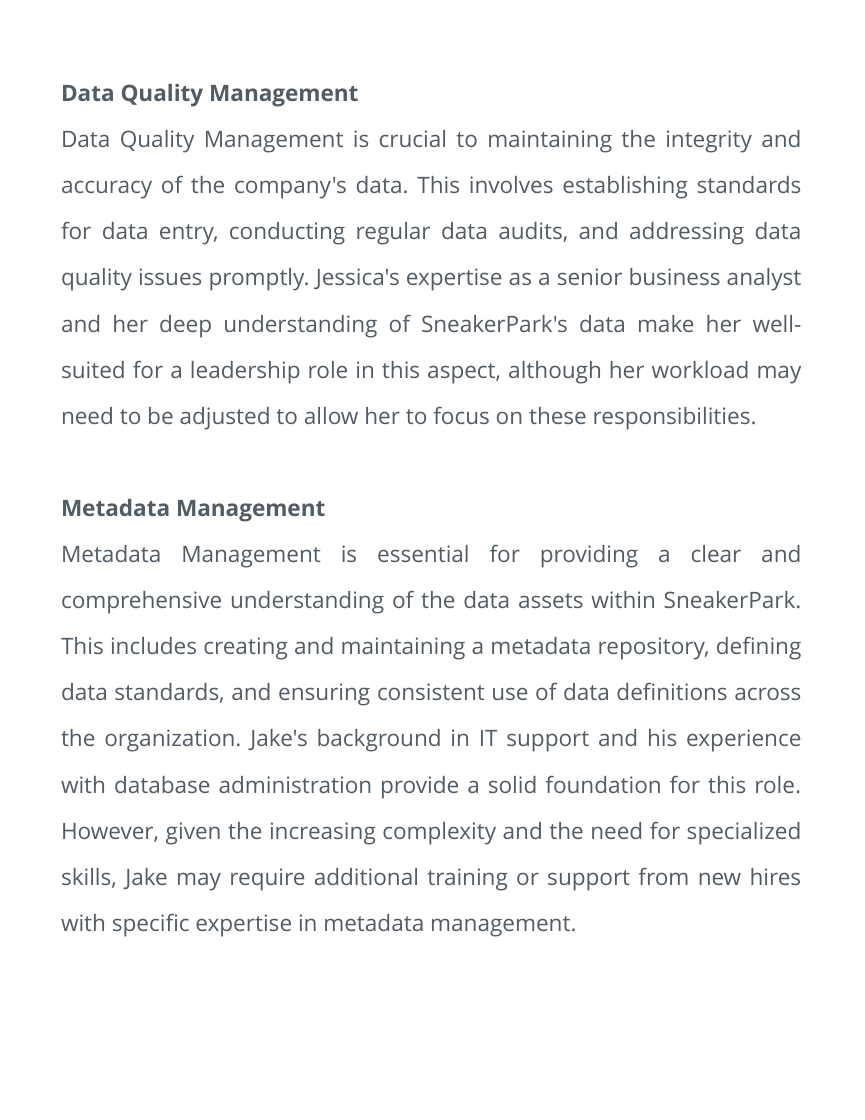
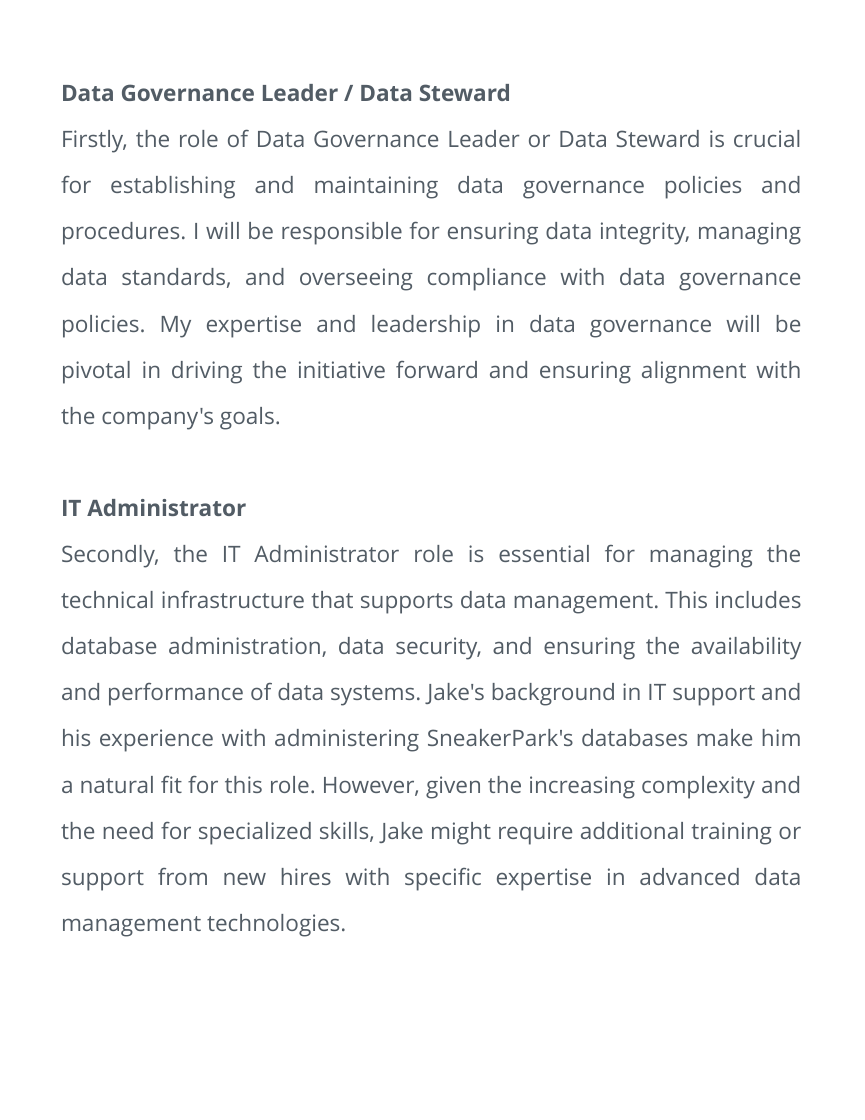
Before and after one commit to jaycode/udacity-data-governance-at-sneakerpark, a slide deck: slide 22 of starter-template.pptx. Drawn at 865x1120 pixels with LibreOffice and Linux fonts; fonts in the diff are those of the drawing. Boxes give left, top, right and bottom in pixels: in the first picture for what was removed or moved away, otherwise in the second. Text is boxed around its words. In the diff, an @@ line names an element or a change of style, - is before the commit and + after.

Commit message:
Second submission

```diff
--- a/starter-template.pptx
+++ b/starter-template.pptx
@@ text at (61, 84, 802, 937): text changed @@
-Data Quality Management
-Data Quality Management is crucial to maintaining the integrity and accuracy of the company's data. This involves establishing standards for data entry, conducting regular data audits, and addressing data quality issues promptly. Jessica's expertise as a senior business analyst and her deep understanding of SneakerPark's data make her well-suited for a leadership role in this aspect, although her workload may need to be adjusted to allow her to focus on these responsibilities.
-Metadata Management
-Metadata Management is essential for providing a clear and comprehensive understanding of the data assets within SneakerPark. This includes creating and maintaining a metadata repository, defining data standards, and ensuring consistent use of data definitions across the organization. Jake's background in IT support and his experience with database administration provide a solid foundation for this role. However, given the increasing complexity and the need for specialized skills, Jake may require additional training or support from new hires with specific expertise in metadata management.
+Data Governance Leader / Data Steward
+Firstly, the role of Data Governance Leader or Data Steward is crucial for establishing and maintaining data governance policies and procedures. I will be responsible for ensuring data integrity, managing data standards, and overseeing compliance with data governance policies. My expertise and leadership in data governance will be pivotal in driving the initiative forward and ensuring alignment with the company's goals.
+IT Administrator
+Secondly, the IT Administrator role is essential for managing the technical infrastructure that supports data management. This includes database administration, data security, and ensuring the availability and performance of data systems. Jake's background in IT support and his experience with administering SneakerPark's databases make him a natural fit for this role. However, given the increasing complexity and the need for specialized skills, Jake might require additional training or support from new hires with specific expertise in advanced data management technologies.
```
Also in this commit, not shown: 1 other slide changed, 2 slides added, 1 slide removed, 2 other files.
